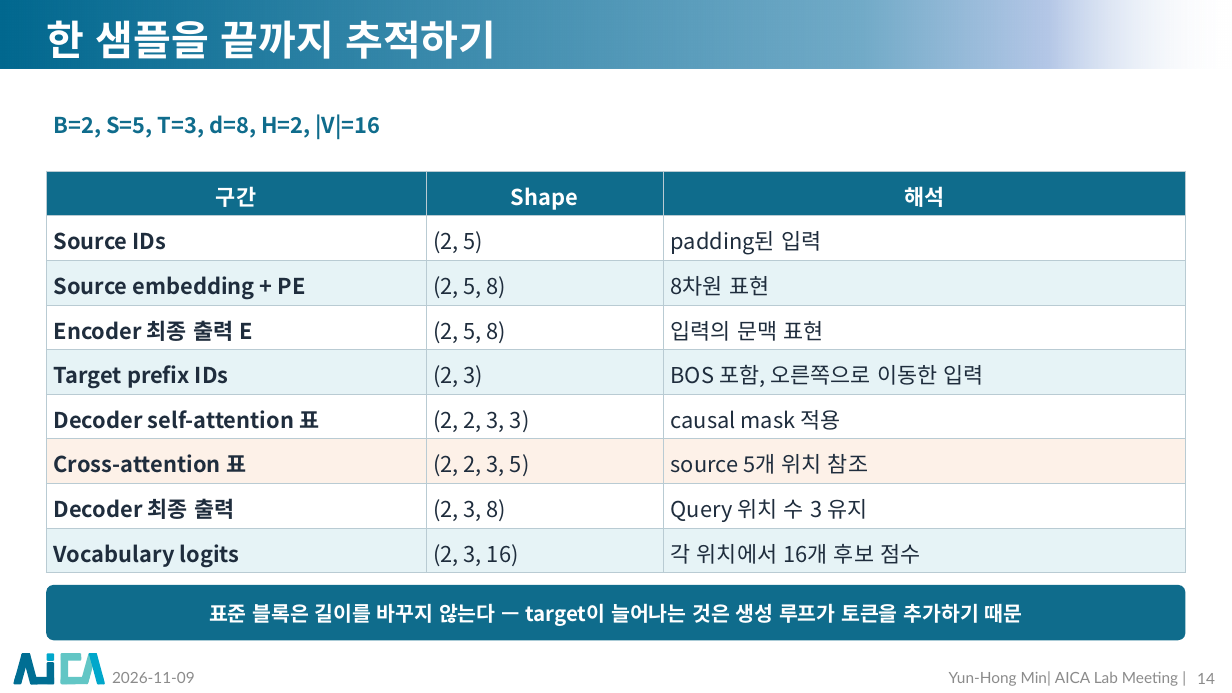
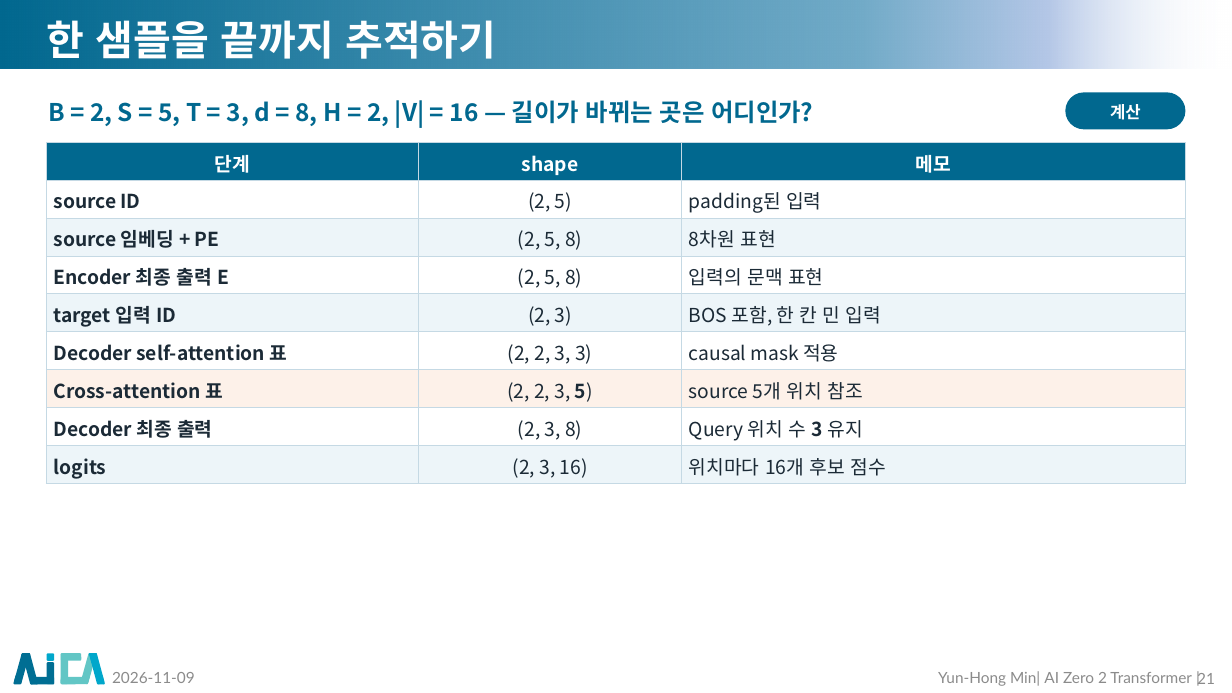
Before and after one commit to myunhh/AI-Zero-2-Transformers, a slide deck: slide 21 of lectures/week06_transformer_complete.pptx (slide 14 before the commit). Drawn at 1232x693 pixels with LibreOffice and Linux fonts; fonts in the diff are those of the drawing; background and template pictures are left out. Boxes give left, top, right and bottom in pixels: in the first picture for what was removed or moved away, otherwise in the second. Text is boxed around its words. In the diff, an @@ line names an element or a change of style, - is before the commit and + after.

```diff
--- a/lectures/week06_transformer_complete.pptx
+++ b/lectures/week06_transformer_complete.pptx
@@ text at (48, 100, 813, 127): text changed; size 17 to 19 pt; text colour #0F6C8C to #01688F @@
-B=2, S=5, T=3, d=8, H=2, |V|=16
+B = 2, S = 5, T = 3, d = 8, H = 2, |V| = 16 — 길이가 바뀌는 곳은 어디인가?
@@ rounded rectangle added at (1066, 92, 1186, 129), fill #01688F, 13 pt, text #FFFFFF, bold @@
+계산
@@ table at (46, 142, 1186, 483) @@
-row 1: 구간 | Shape | 해석
+row 1: 단계 | shape | 메모
-row 2, column 1: Source IDs
+row 2, column 1: source ID
-row 3, column 1: Source embedding + PE
+row 3, column 1: source 임베딩 + PE
-row 5, column 1: Target prefix IDs
+row 5, column 1: target 입력 ID
-row 5, column 3: BOS 포함, 오른쪽으로 이동한 입력
+row 5, column 3: BOS 포함, 한 칸 민 입력
-row 9, column 1: Vocabulary logits
+row 9, column 1: logits
-row 9, column 3: 각 위치에서 16개 후보 점수
+row 9, column 3: 위치마다 16개 후보 점수
@@ fill #0F6C8C to #01688F in row 1 @@
@@ fill #E6F3F6 to #EDF5F9 in 9 cells @@
@@ fill #FDF1E8 to #FDF1E9 in row 7 @@
@@ size 17 to 15 pt, text colour #1F2D3D to #1B2A36 in "(2, 5)", "padding된 입력", "(2, 5, 8)", "8차원 표현" and 14 more places @@
@@ bold on in "5)", "3" @@
@@ alignment left to centre @@
@@ line spacing 1.15 to 1.1 @@
@@ borders changed @@
@@ table: place and size @@
-table at (46, 171, 1186, 573)
+table at (46, 142, 1186, 483)
@@ rounded rectangle removed at (46, 585, 1186, 640) @@
-표준 블록은 길이를 바꾸지 않는다 — target이 늘어나는 것은 생성 루프가 토큰을 추가하기 때문
@@ text at (938, 671, 1192, 686): text changed @@
-Yun-Hong Min| AICA Lab Meeting |
+Yun-Hong Min| AI Zero 2 Transformer |
@@ page number at (1197, 671, 1215, 686): text changed @@
-14
+21
```
Also in this commit, not shown: 17 other slides changed, 34 slides added, 25 slides removed, 21 other files.
